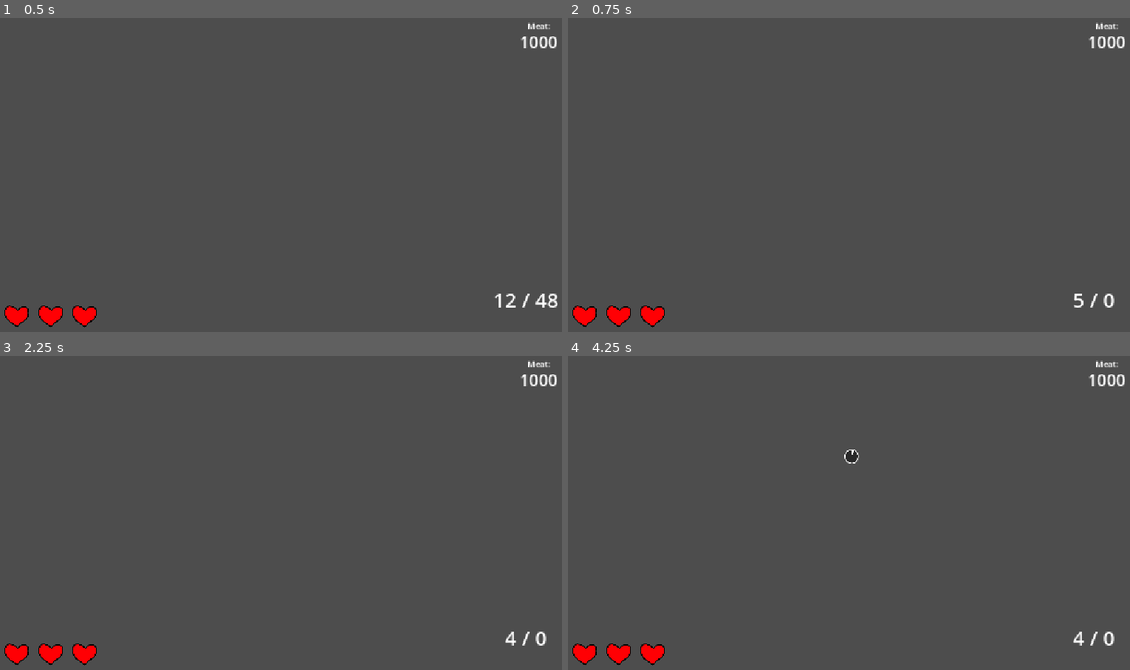
Above: before the commit, frames 1-4 (two rows, left to right).
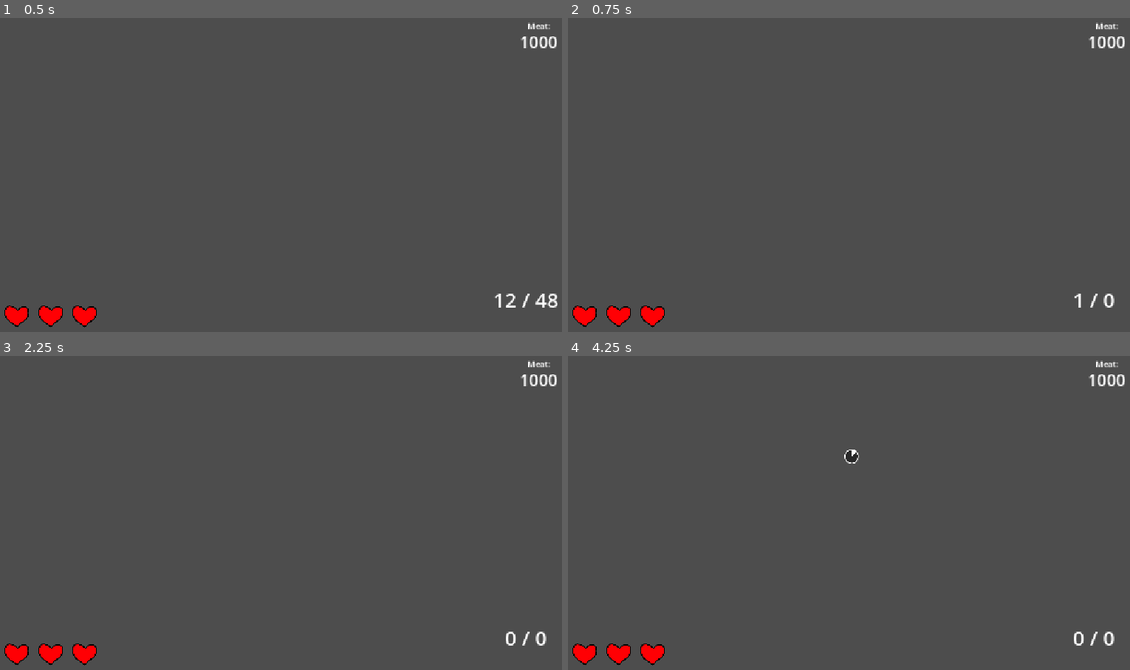
Above: after the commit, the same moments.

Repository: gmuGADIG/DEADSHOT
Game: Godot game, scene res://test_scenes/enemies/wilder_combat.tscn
The game is run twice, just before and just after one commit, with the same random seed, the same clock (stepped at 60 frames per second) and the same inputs. This scene is started directly instead of the project's main scene. The engine's default icon, where the game draws it, is replaced by a stand-in: a white triangle on a blue panel in a dark square. Sound files missing from this copy of the repository are replaced by a short silence.
Inputs (mouse positions are in pixels of both pictures, inside the frame that each line leads up to):
- Up to frame 1 (0.5 s): no input
- Up to frame 2 (0.75 s): tap Enter at 0.5 s; move the mouse to (983, 156) at 0.52 s; press the mouse at (983, 156) at 0.53 s; hold D (move_right) from 0.53 s (still down)
- Up to frame 3 (2.25 s): tap E (interact) at 0.8, 1.35 s; tap Space (roll) at 1.25 s; move the mouse to (168, 528) at 1.27 s; release D (move_right) at 1.28 s; release the mouse at (168, 528) at 1.28 s; hold S (move_down) 1.28-2.03 s; click (168, 528) at 1.55 s; tap Enter at 2 s; move the mouse to (348, 437) at 2.02 s; press the mouse at (348, 437) at 2.03 s; hold D (move_right) from 2.03 s (still down)
- Up to frame 4 (4.25 s): tap E (interact) at 2.3, 2.85, 3.8 s; tap Space (roll) at 2.75 s; move the mouse to (826, 578) at 2.77 s; release D (move_right) at 2.78 s; release the mouse at (826, 578) at 2.78 s; hold W (move_up) 2.78-3.53 s; click (826, 578) at 3.05 s; tap Enter at 3.5 s; move the mouse to (1034, 560) at 3.52 s; hold A (move_left) from 3.53 s (still down); hold Shift (quick_purchase) from 3.53 s (still down); tap R (reload) at 4.15 s

Frame 1 is identical in both runs. In frame 2, less than 0.1% of the frame differs, in the area x 90-92%, y 87-93%; in frame 3, less than 0.1%; in frame 4, less than 0.1%, in the area x 50-92%, y 30-93%.
Error in both runs: Cannot call method 'project_ray_origin' on a null value. (res://world/player/reticle/reticle.gd:10)

Commit message:
fix shotgun stats
hide unused weapons

Diff:
--- a/world/player/player.gd
+++ b/world/player/player.gd
@@ -67,8 +67,10 @@
 	for child in $Weapons.get_children():
 		if child is Gun:
 			child.process_mode = Node.PROCESS_MODE_DISABLED
+			child.hide()
 	var gun := get_gun()
 	gun.process_mode = Node.PROCESS_MODE_INHERIT
+	gun.show()
 
 	instance = self
 	if persisting_data != null:
--- a/world/player/weapon/shotgun/shotgun.gd
+++ b/world/player/weapon/shotgun/shotgun.gd
@@ -1,12 +1,12 @@
 extends Gun
 
-@export var number_of_shots := 5
-@export_custom(PROPERTY_HINT_NONE, "suffix:rotations") var spread := .25
+@export var number_of_shots_fired := 5
+@export_custom(PROPERTY_HINT_NONE, "suffix:rotations") var spread := .15
 
 func fire() -> void:
-	var delta_rads := (TAU * spread) / number_of_shots
+	var delta_rads := (TAU * spread) / number_of_shots_fired
 	var start := -TAU * spread / 2
-	for i in range(number_of_shots):
+	for i in range(number_of_shots_fired):
 		var rads := start + delta_rads * i
 		var bullet : Bullet = get_bullet_scene().instantiate()
 		get_tree().current_scene.add_child(bullet)
--- a/world/player/weapon/shotgun/shotgun.tscn
+++ b/world/player/weapon/shotgun/shotgun.tscn
@@ -5,7 +5,9 @@
 
 [node name="Shotgun" type="Node3D"]
 script = ExtResource("1_vbc65")
-spread = 0.15
+number_of_shots_fired = 7
+reload_time = 0.65
+max_chamber = 2
 
 [node name="Sprite3D" type="Sprite3D" parent="."]
 transform = Transform3D(1, 0, 0, 0, 1, 0, 0, 0, 1, 0.38462913, 0, 0)
